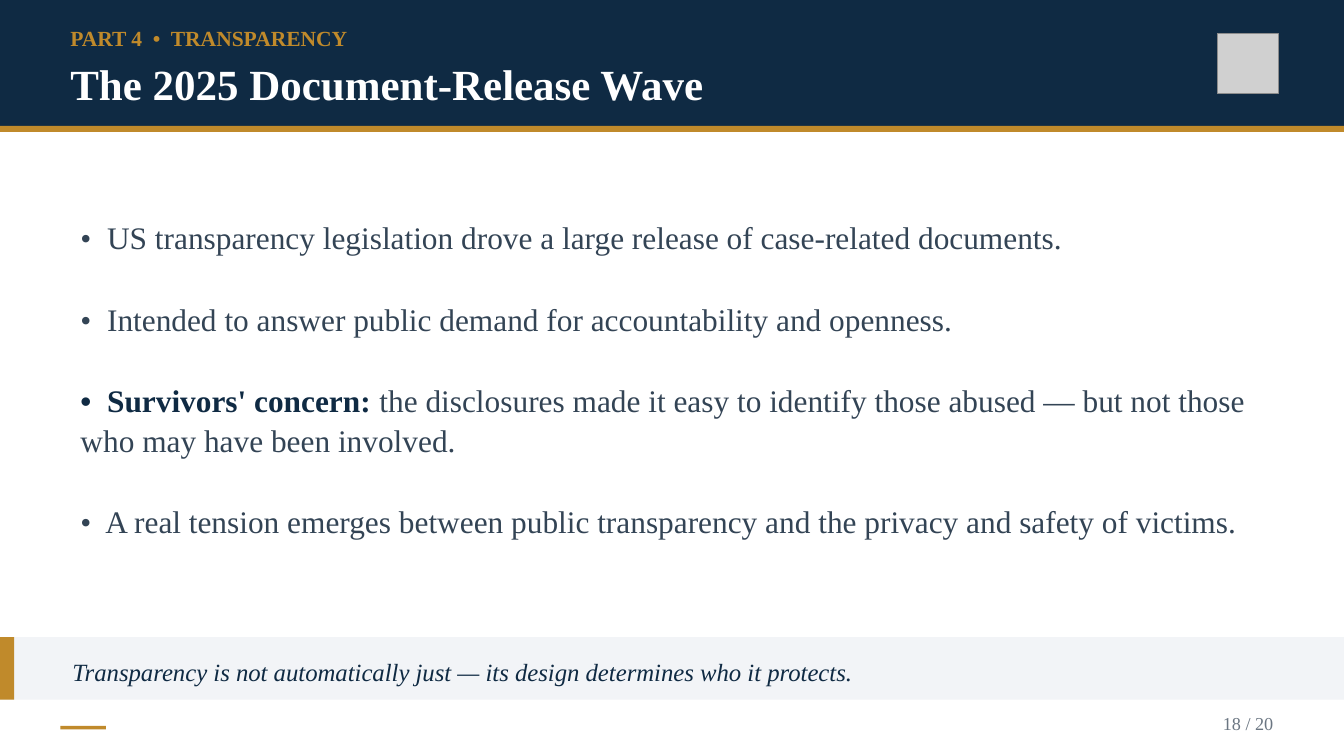
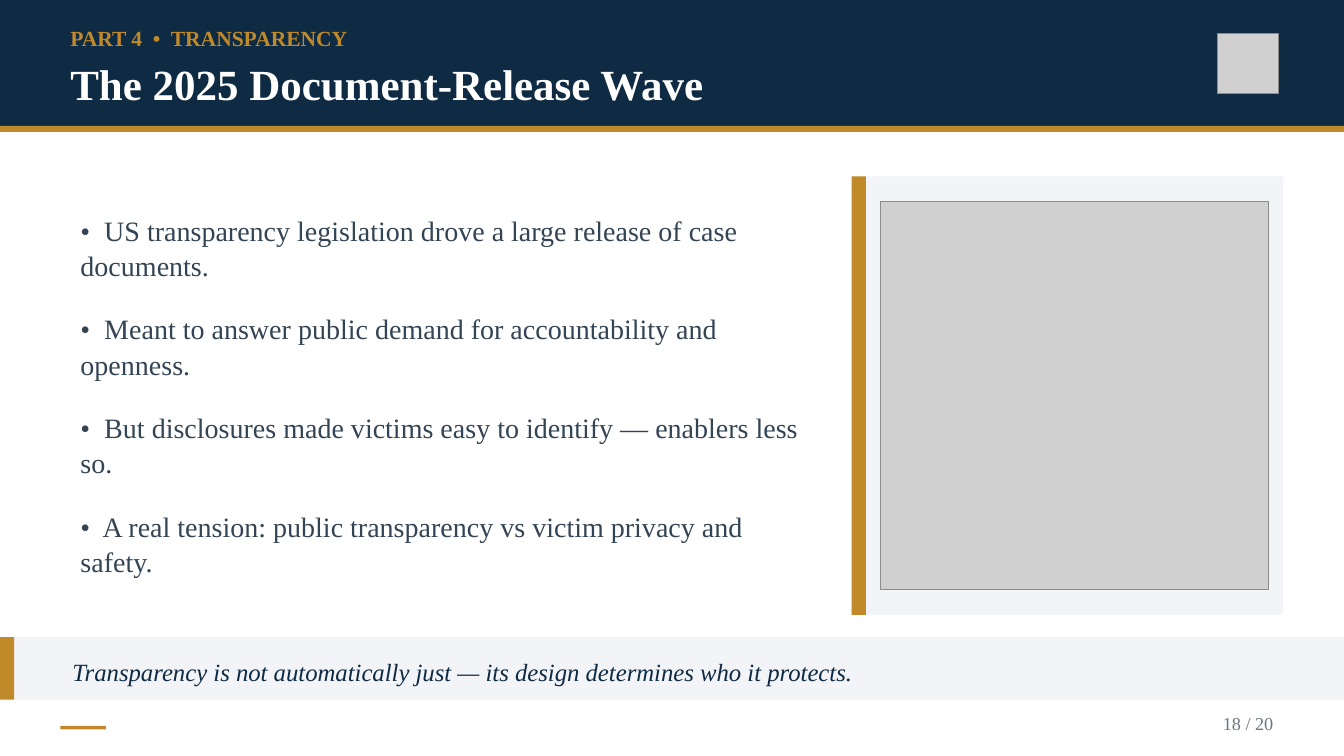
Before and after one commit to Kokidesu/Koki, a slide deck: slide 18 of projects/transnational-justice/Epstein_Transnational_Justice.pptx. Drawn at 1344x756 pixels with LibreOffice and Linux fonts; fonts in the diff are those of the drawing; grey boxes stand for pictures. Boxes give left, top, right and bottom in pixels: in the first picture for what was removed or moved away, otherwise in the second. Text is boxed around its words. In the diff, an @@ line names an element or a change of style, - is before the commit and + after.

```diff
--- a/projects/transnational-justice/Epstein_Transnational_Justice.pptx
+++ b/projects/transnational-justice/Epstein_Transnational_Justice.pptx
@@ rectangle added at [852,176,1284,615], fill #F2F4F7 @@
@@ rectangle added at [852,176,866,615], fill #C08A2B @@
@@ picture added at [880,202,1268,590] @@
@@ text at [80,221,798,578]: text changed; size 22.4 to 20.1 pt @@
-• US transparency legislation drove a large release of case-related documents.
-• Intended to answer public demand for accountability and openness.
-• Survivors' concern: the disclosures made it easy to identify those abused — but not those who may have been involved.
-• A real tension emerges between public transparency and the privacy and safety of victims.
+• US transparency legislation drove a large release of case documents.
+• Meant to answer public demand for accountability and openness.
+• But disclosures made victims easy to identify — enablers less so.
+• A real tension: public transparency vs victim privacy and safety.
```
Also in this commit, not shown: 10 other slides changed, 25 other files.
